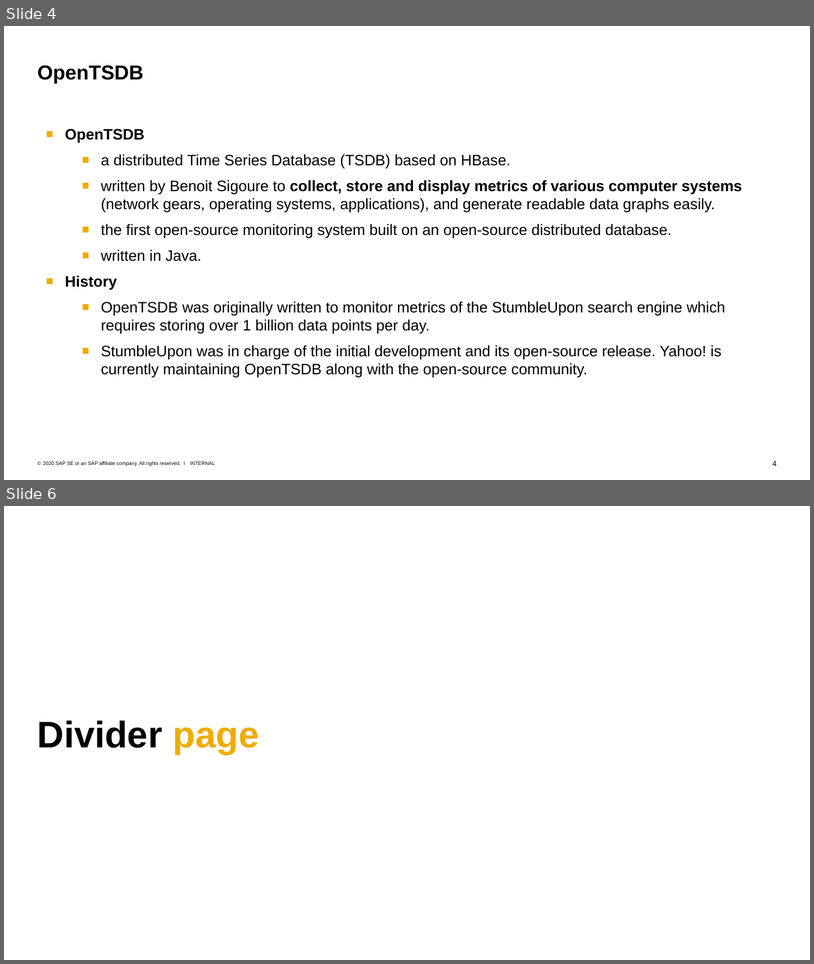
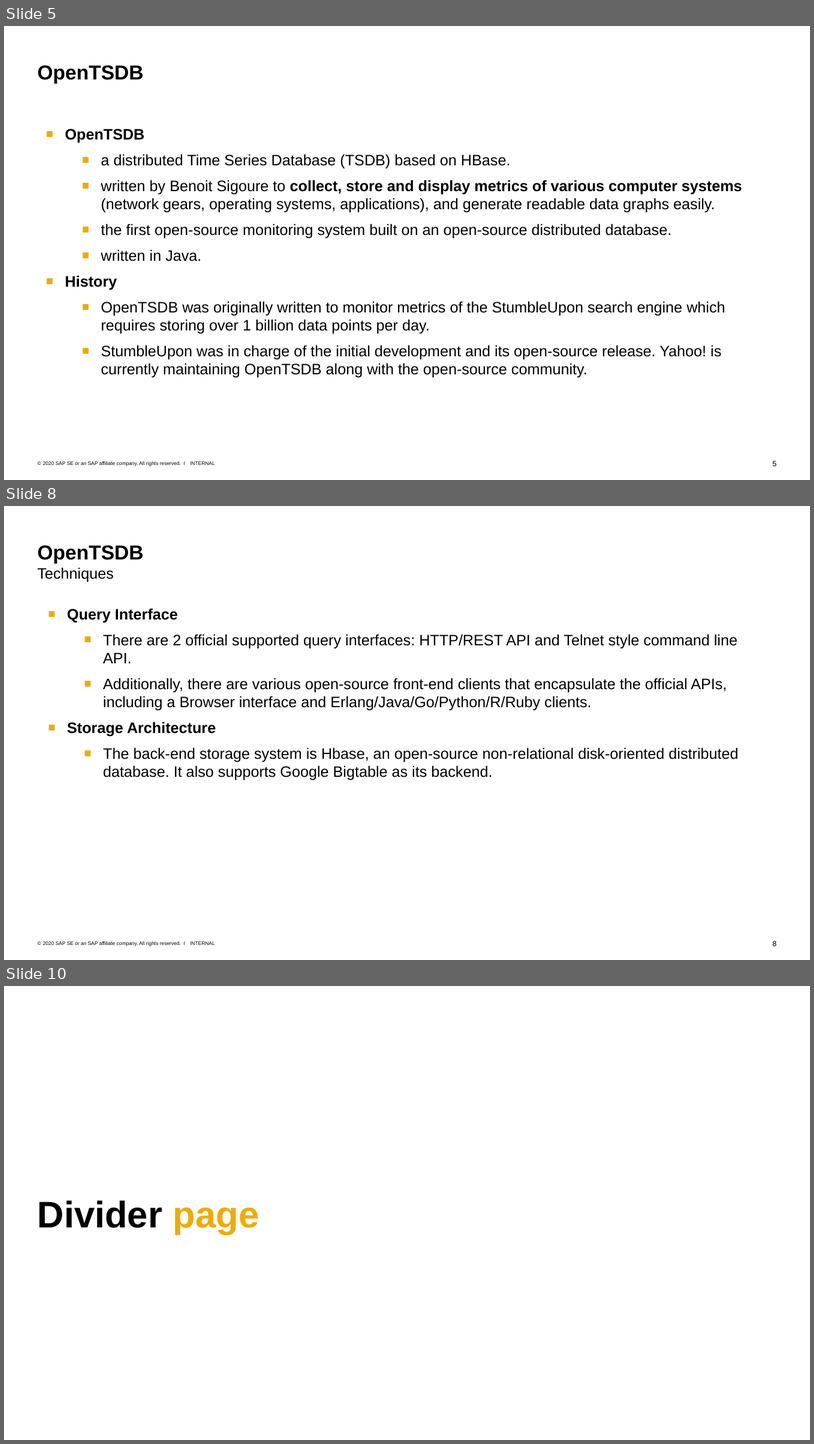
Before and after one commit to Voidkai/Survey_on_NoSQL, a slide deck: NoSQL/The_Survey_On_OpenTSDB.pptx. Shown one above the other, each under a label of ours: slides 4 and 6 before the commit, slides 5, 8 and 10 after it; the slides between them are not shown. The pictures are 814x964 and 814x1444 pixels, drawn with LibreOffice and Linux fonts; fonts in the diff are those of the drawing. Boxes give left, top, right and bottom in pixels: in the first picture for what was removed or moved away, otherwise in the second. Text is boxed around its words. In the diff, an @@ line names an element or a change of style, - is before the commit and + after.

```diff
--- a/NoSQL/The_Survey_On_OpenTSDB.pptx
+++ b/NoSQL/The_Survey_On_OpenTSDB.pptx
@@ slide 8 added at (x1=4, y1=506, x2=810, y2=960), background #FFFFFF; not listed: 3 template elements that a slide beside it also shows @@
@@ title added at (x1=38, y1=545, x2=144, y2=582), 18 pt, text #000000 @@
+OpenTSDB
+Techniques
@@ text added at (x1=67, y1=608, x2=738, y2=780), 18 pt, text #000000 @@
+■ Query Interface
+  ■ There are 2 official supported query interfaces: HTTP/REST API and Telnet style command line API.
+  ■ Additionally, there are various open-source front-end clients that encapsulate the official APIs, including a Browser interface and Erlang/Java/Go/Python/R/Ruby clients.
+■ Storage Architecture
+  ■ The back-end storage system is Hbase, an open-source non-relational disk-oriented distributed database. It also supports Google Bigtable as its backend.
@@ what was slide 4 is now slide 5 @@
@@ page number at (x1=773, y1=460, x2=777, y2=466): text changed @@
-4
+5
@@ what was slide 6 is now slide 10 @@
```
Also in this commit, not shown: 3 slides changed, 4 other slides added, 1 slide removed.
